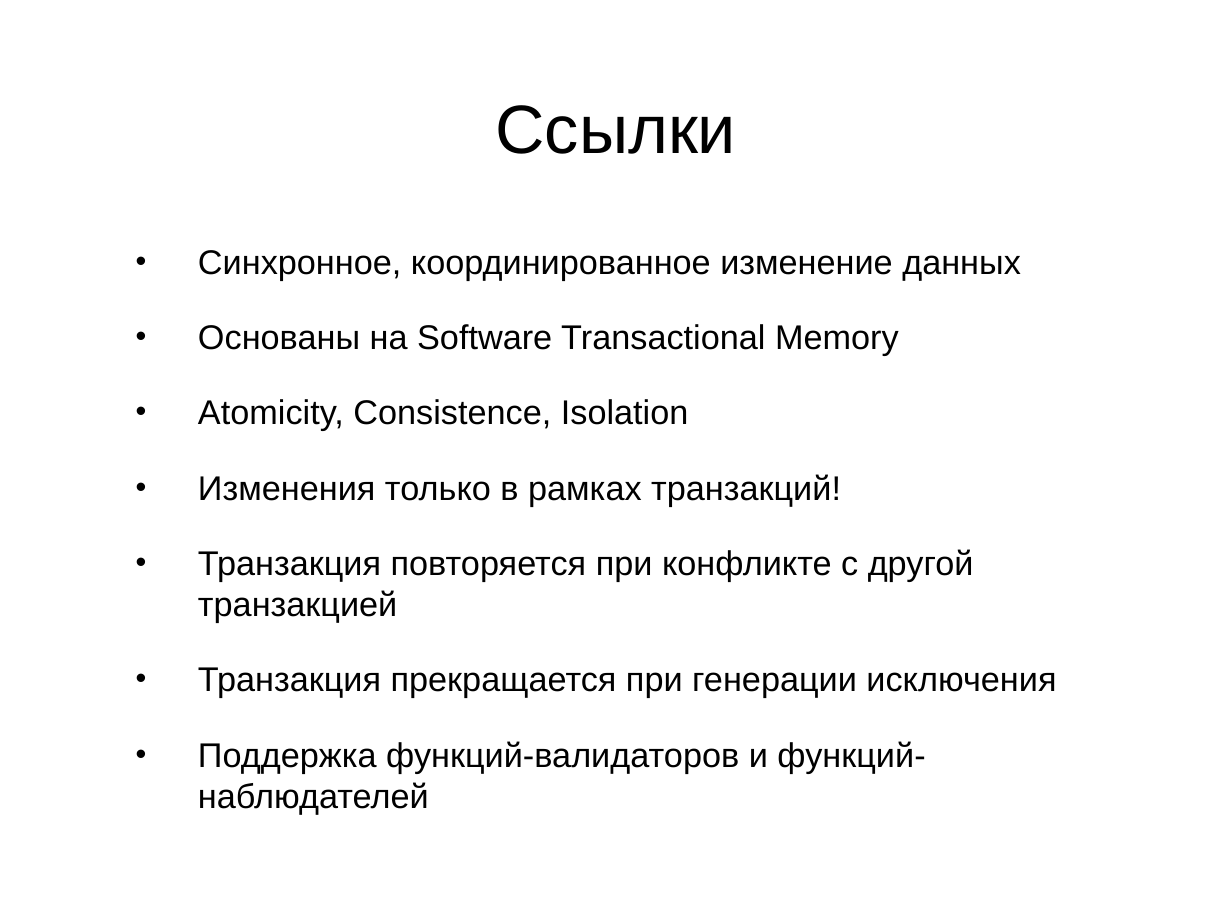
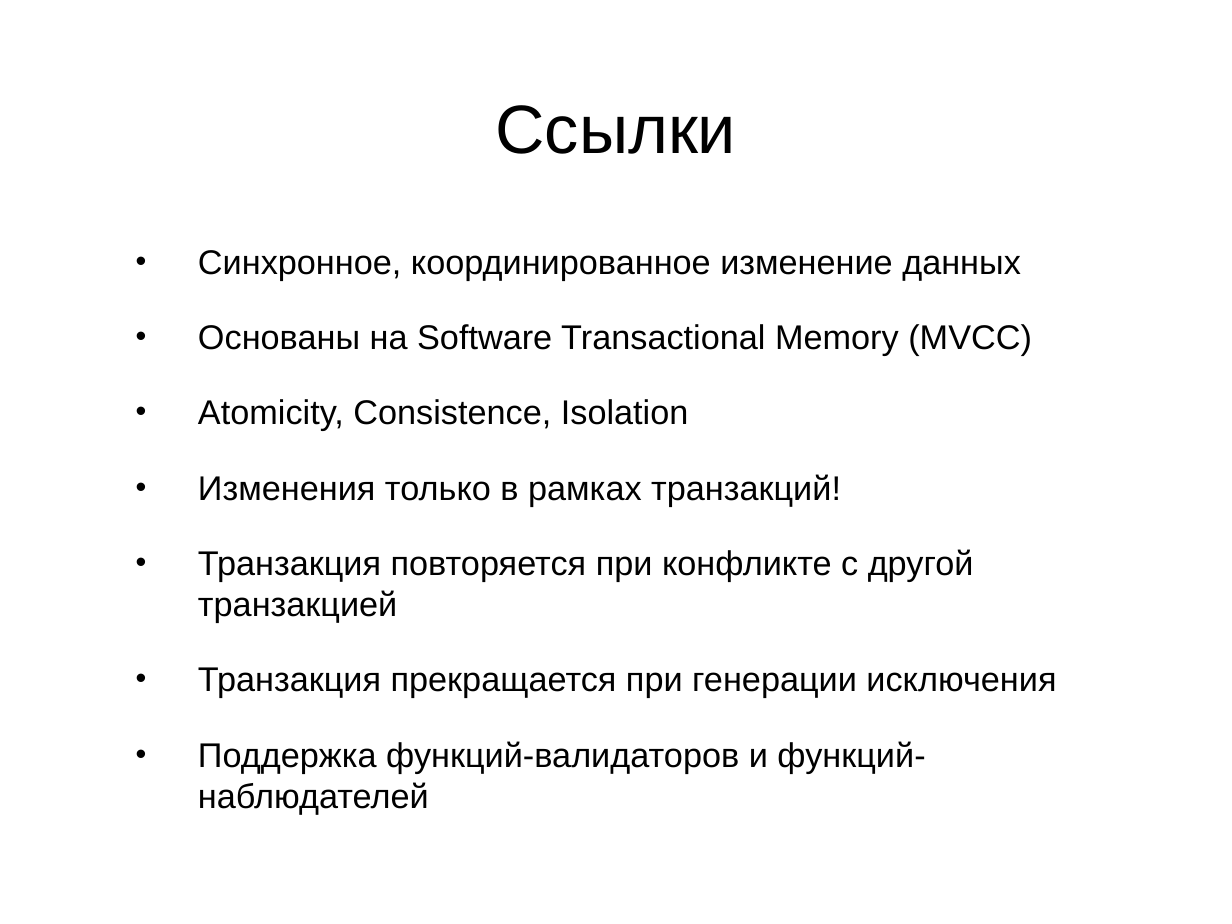
Before and after one commit to alexott/clojure-course-ru-concurrency, a slide deck: slide 6 of concurrency.pptx. Drawn at 1232x924 pixels with LibreOffice and Linux fonts; fonts in the diff are those of the drawing; background and template pictures are left out. Boxes give left, top, right and bottom in pixels: in the first picture for what was removed or moved away, otherwise in the second. Text is boxed around its words. In the diff, an @@ line names an element or a change of style, - is before the commit and + after.

```diff
--- a/concurrency.pptx
+++ b/concurrency.pptx
@@ text at bbox=[198, 324, 1032, 356]: text changed @@
-• Основаны на Software Transactional Memory
+• Основаны на Software Transactional Memory (MVCC)
```
Also in this commit, not shown: 2 other slides changed, 1 slide added.
